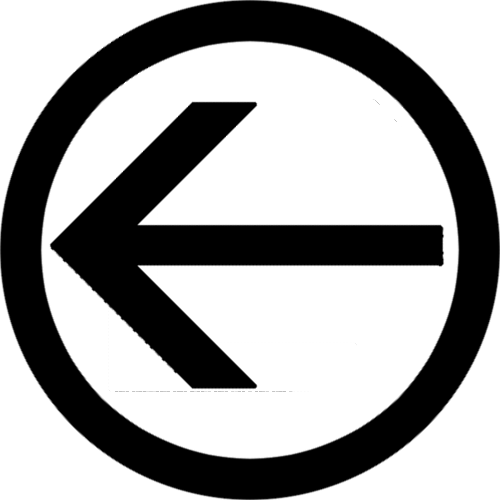
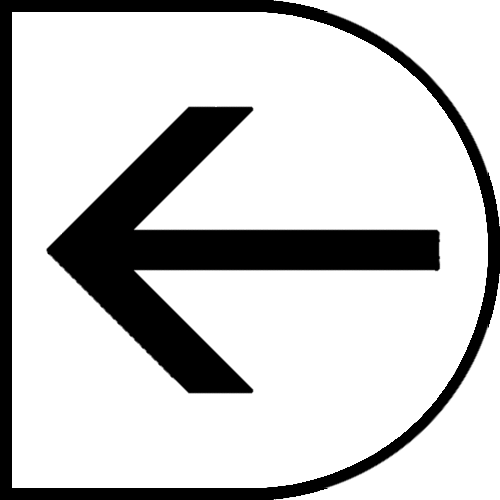
Two versions of the same layered image (500 × 500). Layer-by-layer changes:
renamed "Transformation" to "Pasted Layer #2", painted on it over [45, 101, 445, 395]
removed layer "Layer" over [115, 100, 397, 392]
painted on "left_down.png" over [0, 0, 500, 500]
